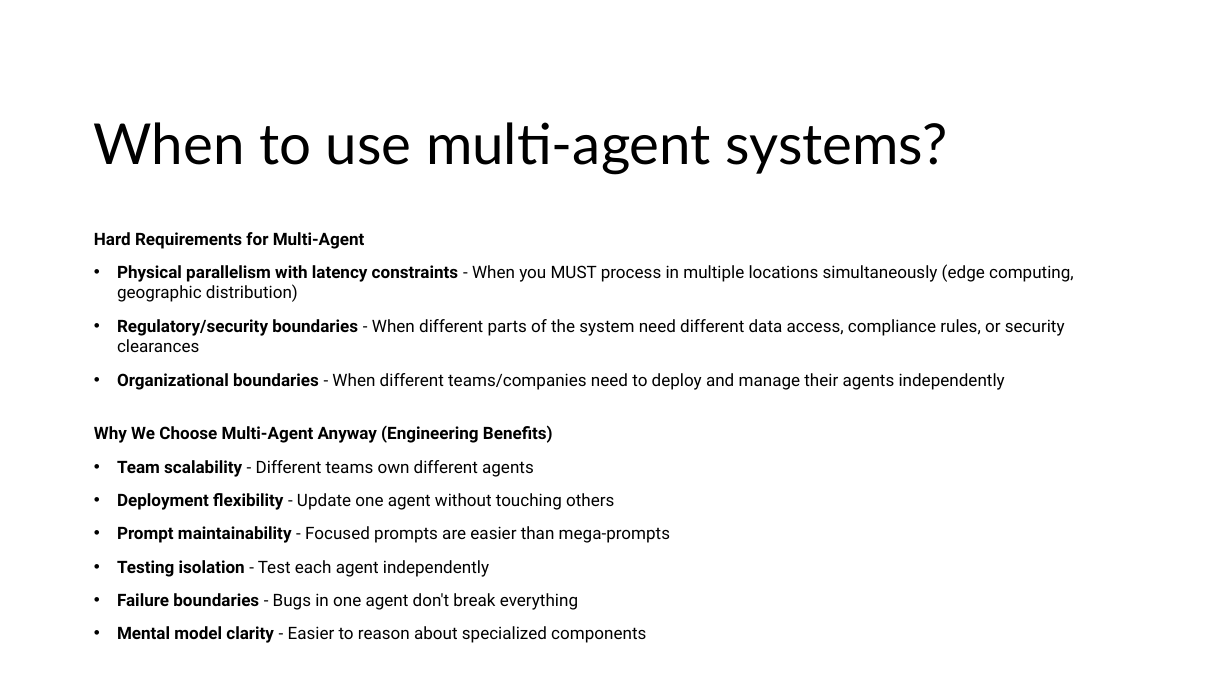
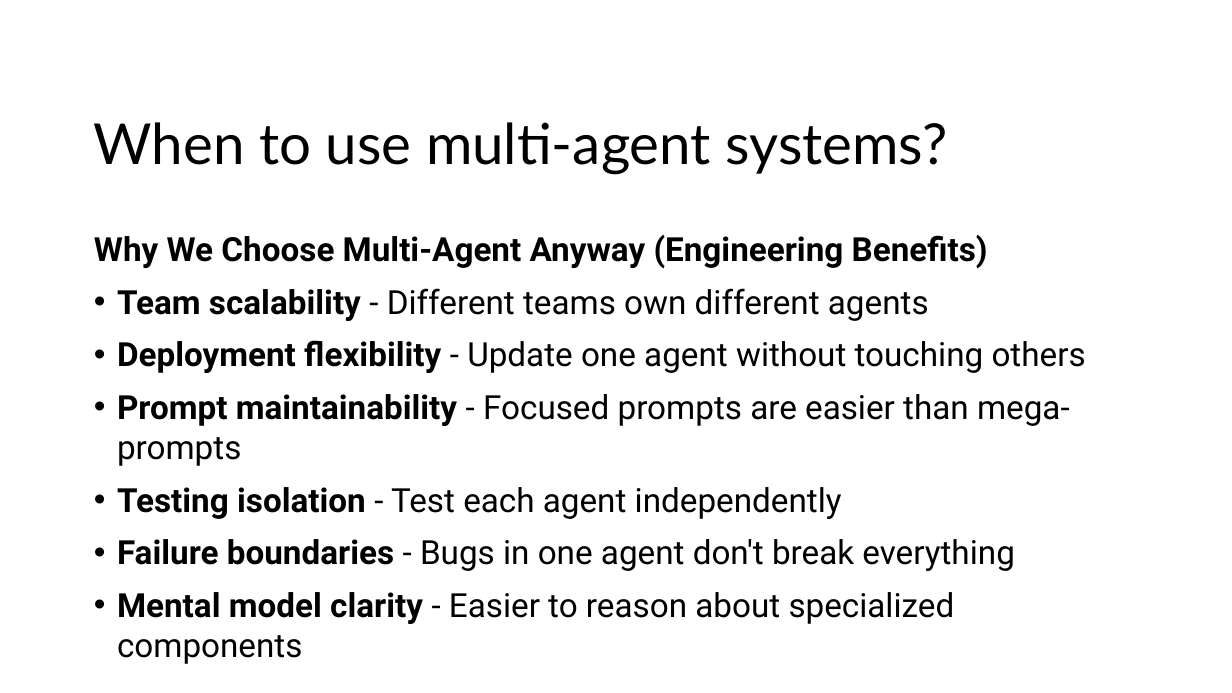
Before and after one commit to witt3rd/ai-infra-summit-2025, a slide deck: slide 9 of docs/AI Infra Summit 2025 - Donald Thompson.pptx (slide 5 before the commit). Drawn at 1232x693 pixels with LibreOffice and Linux fonts; fonts in the diff are those of the drawing; background and template pictures are left out. Boxes give left, top, right and bottom in pixels: in the first picture for what was removed or moved away, otherwise in the second. Text is boxed around its words. In the diff, an @@ line names an element or a change of style, - is before the commit and + after.

Commit message:
final

```diff
--- a/docs/AI Infra Summit 2025 - Donald Thompson.pptx
+++ b/docs/AI Infra Summit 2025 - Donald Thompson.pptx
@@ text "Why We Choose Multi-Agent Anyway ..." at [94,235,1086,624]: size 13.3 to 25.9 pt @@
@@ text at [94,232,1074,390]: paragraphs removed @@
-Hard Requirements for Multi-Agent
-• Physical parallelism with latency constraints - When you MUST process in multiple locations simultaneously (edge computing, geographic distribution)
-• Regulatory/security boundaries - When different parts of the system need different data access, compliance rules, or security clearances
-• Organizational boundaries - When different teams/companies need to deploy and manage their agents independently
```
Also in this commit, not shown: 3 other slides changed, 14 slides added, 2 slides removed.
